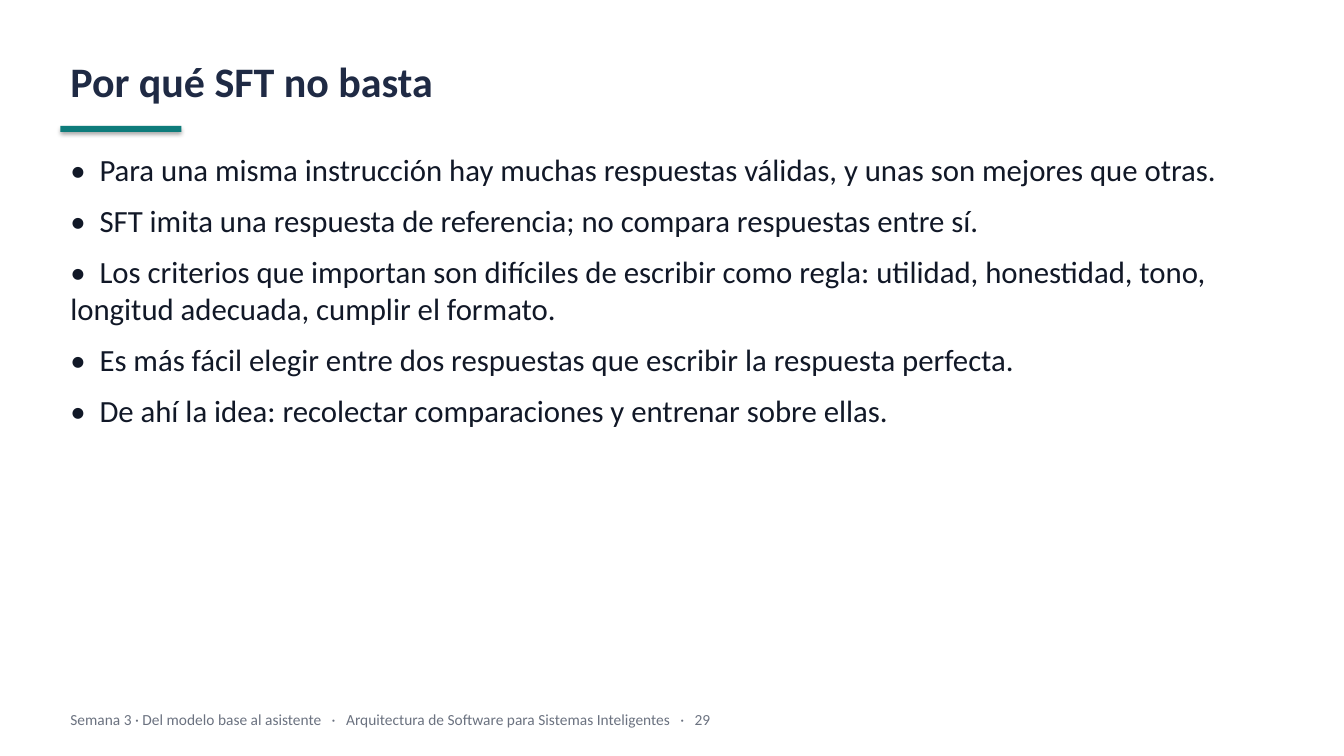
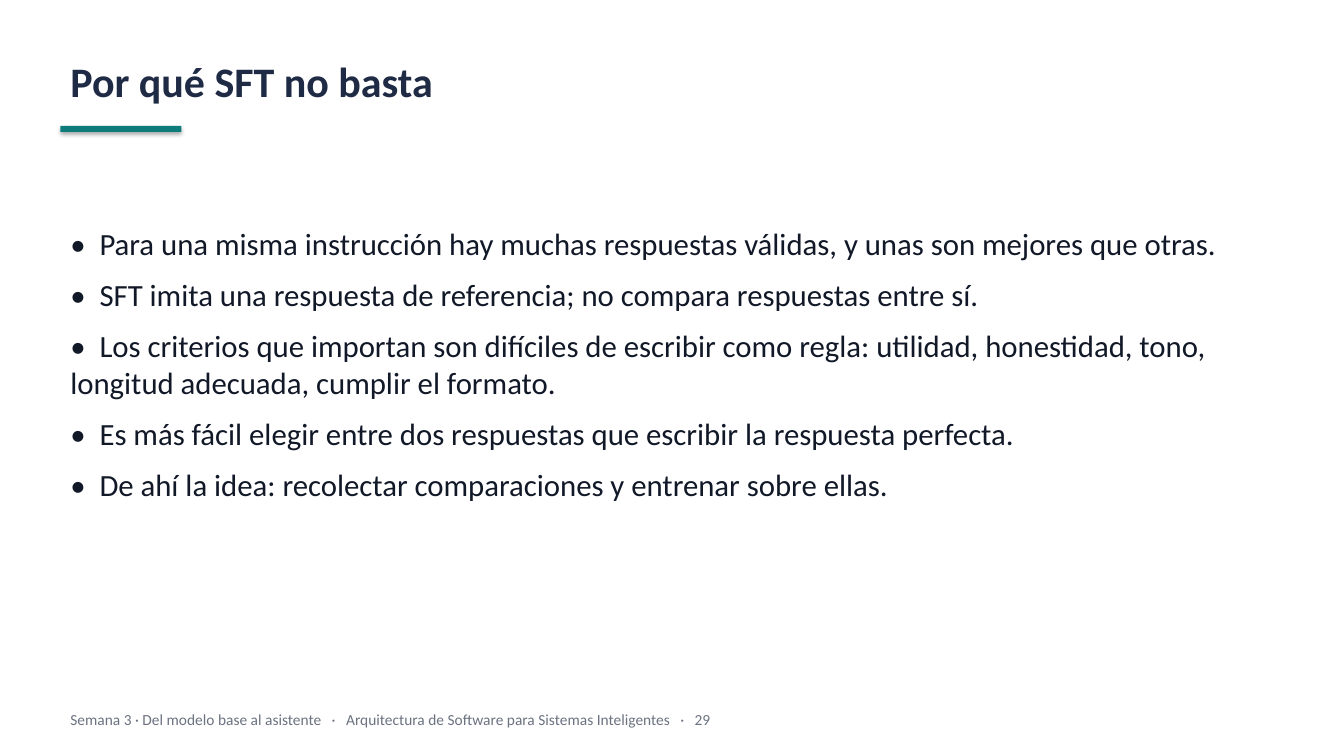
Before and after one commit to JunBarrs24/itm-maestria-llms, a slide deck: slide 28 of week-03/slides/week-03-slides.pptx. Drawn at 1344x756 pixels with LibreOffice and Linux fonts; fonts in the diff are those of the drawing. Boxes give left, top, right and bottom in pixels: in the first picture for what was removed or moved away, otherwise in the second. Text is boxed around its words. In the diff, an @@ line names an element or a change of style, - is before the commit and + after.

```diff
--- a/week-03/slides/week-03-slides.pptx
+++ b/week-03/slides/week-03-slides.pptx
@@ text "• Para una misma instrucción ...": place and size @@
-text "• Para una misma instrucción ..." at [70,159,1216,427]
+text "• Para una misma instrucción ..." at [70,233,1216,501]
```
Also in this commit, not shown: 10 other slides changed, 3 slides removed, 2 other files.
